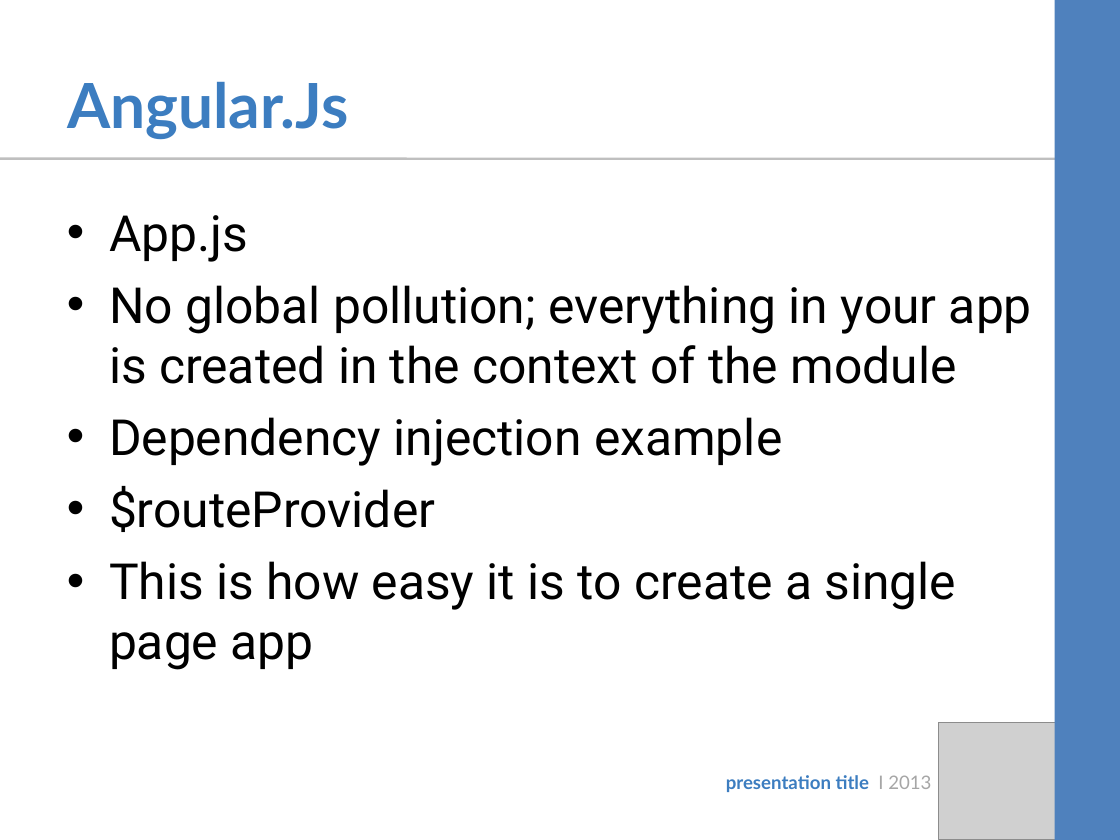
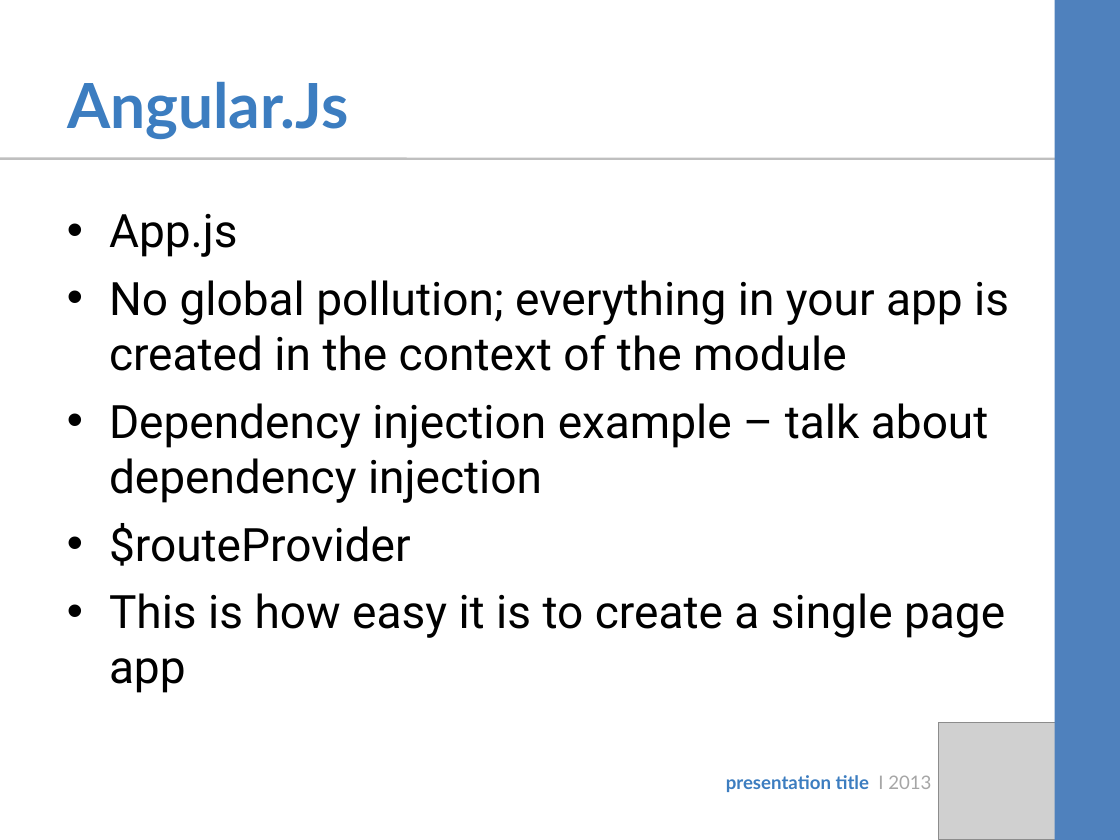
Before and after one commit to kimtuck/AngularDemo, a slide deck: slide 8 of Presentation/Angular Introduction.ppt. Drawn at 1120x840 pixels with LibreOffice and Linux fonts; fonts in the diff are those of the drawing; grey boxes stand for pictures. Boxes give left, top, right and bottom in pixels: in the first picture for what was removed or moved away, otherwise in the second. Text is boxed around its words. In the diff, an @@ line names an element or a change of style, - is before the commit and + after.

```diff
--- a/Presentation/Angular Introduction.ppt
+++ b/Presentation/Angular Introduction.ppt
@@ text at [109, 214, 1009, 693]: size 32 to 29.6 pt in "App.js", "No global pollution; everything in your app ...", "$routeProvider", "This is how easy it is to ..." @@
@@ text at [109, 403, 989, 503]: text changed; size 32 to 29.6 pt @@
-• Dependency injection example
+• Dependency injection example – talk about dependency injection
```
Also in this commit, not shown: 3 other slides changed.
